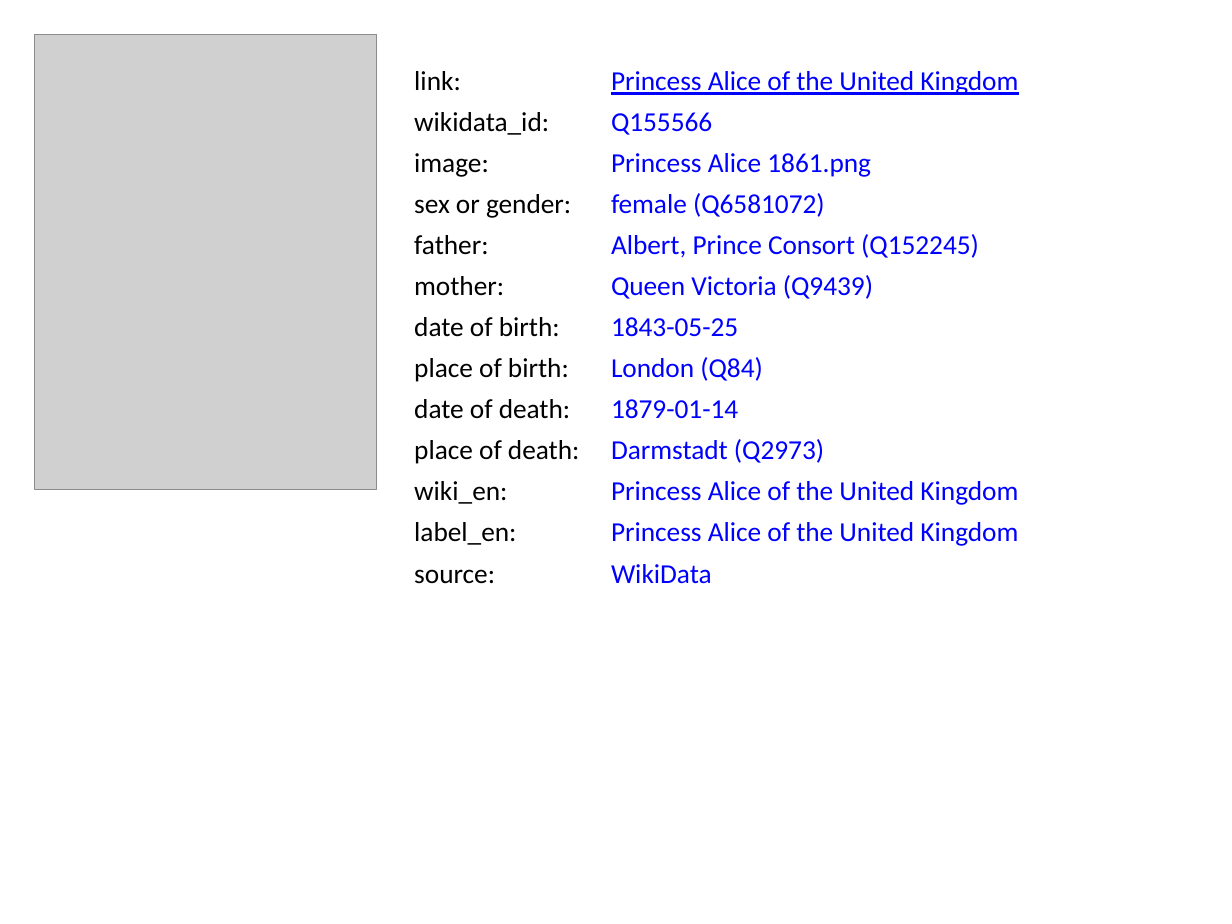
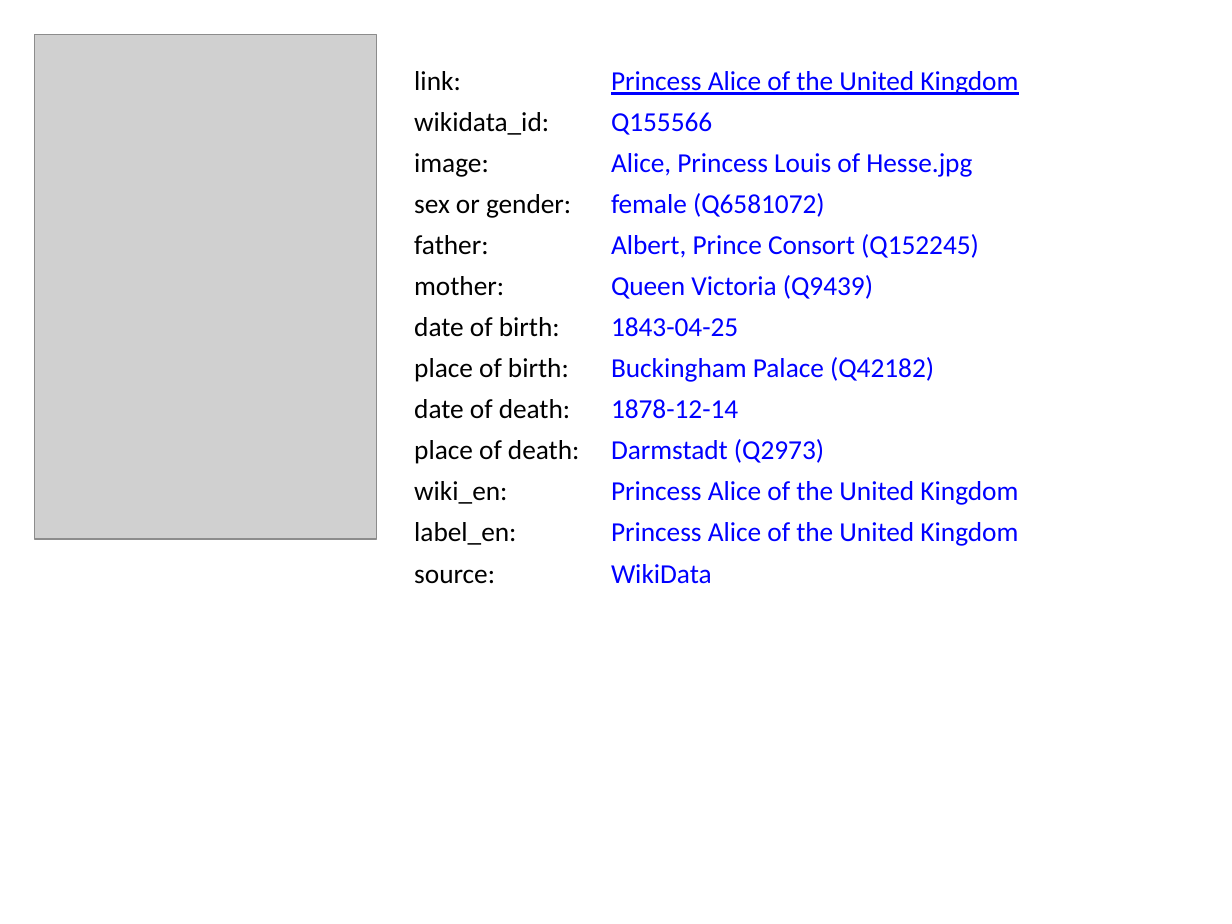
Before and after one commit to BITPlan/com.bitplan.simplegraph, a slide deck: slide 4 of simplegraph-powerpoint/QueenVictoria.pptx. Drawn at 1232x924 pixels with LibreOffice and Linux fonts; fonts in the diff are those of the drawing; grey boxes stand for pictures. Boxes give left, top, right and bottom in pixels: in the first picture for what was removed or moved away, otherwise in the second. Text is boxed around its words. In the diff, an @@ line names an element or a change of style, - is before the commit and + after.

```diff
--- a/simplegraph-powerpoint/QueenVictoria.pptx
+++ b/simplegraph-powerpoint/QueenVictoria.pptx
@@ picture resized from (x1=34, y1=34, x2=377, y2=489) to (x1=34, y1=34, x2=377, y2=540) @@
@@ text at (x1=611, y1=153, x2=972, y2=177): text changed @@
-Princess Alice 1861.png
+Alice, Princess Louis of Hesse.jpg
@@ text at (x1=611, y1=317, x2=738, y2=337): text changed @@
-1843-05-25
+1843-04-25
@@ text at (x1=611, y1=357, x2=934, y2=382): text changed @@
-London (Q84)
+Buckingham Palace (Q42182)
@@ text at (x1=611, y1=399, x2=738, y2=419): text changed @@
-1879-01-14
+1878-12-14
```
Also in this commit, not shown: 9 other slides changed, 7 other files.
